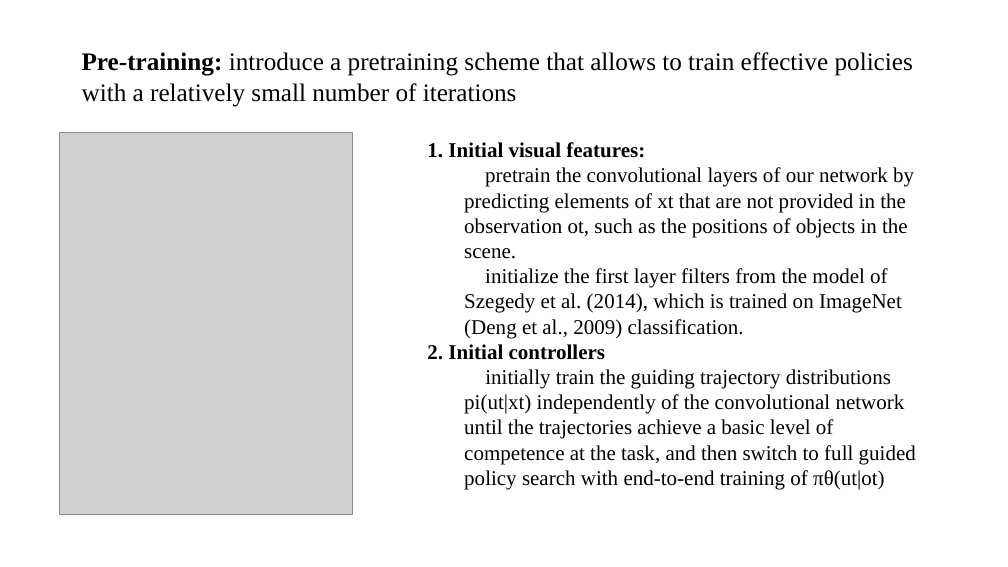
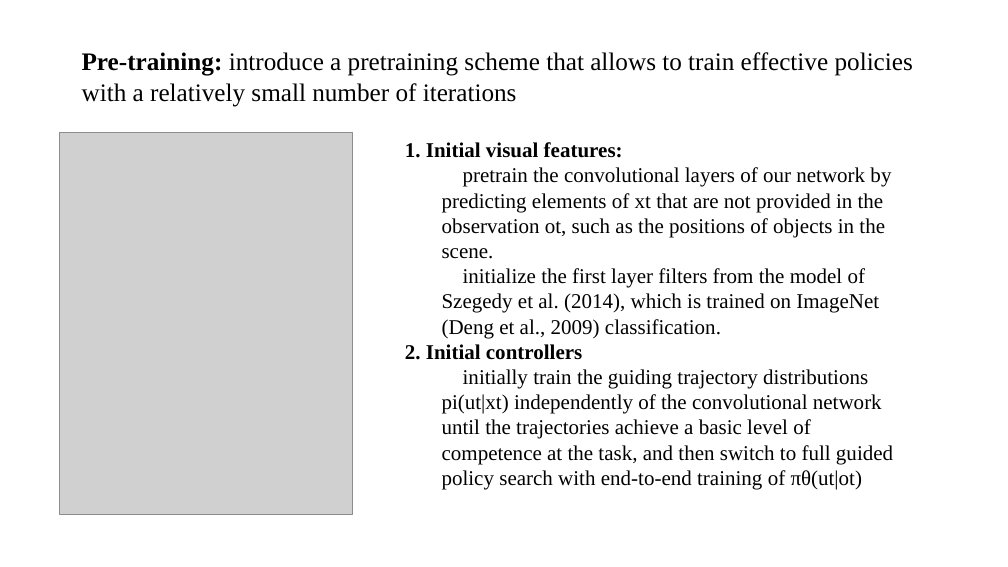
Before and after one commit to yychrzh/my-reinforcement-learning, a slide deck: slide 10 of PPT/End-to-End Training of Deep Visuomotor Policies.pptx. Drawn at 1008x567 pixels with LibreOffice and Linux fonts; fonts in the diff are those of the drawing; grey boxes stand for pictures. Boxes give left, top, right and bottom in pixels: in the first picture for what was removed or moved away, otherwise in the second. Text is boxed around its words. In the diff, an @@ line names an element or a change of style, - is before the commit and + after.

```diff
--- a/PPT/End-to-End Training of Deep Visuomotor Policies.pptx
+++ b/PPT/End-to-End Training of Deep Visuomotor Policies.pptx
@@ text "1. Initial visual features:": place and size @@
-text "1. Initial visual features:" at [427, 142, 916, 490]
+text "1. Initial visual features:" at [405, 142, 893, 490]
```
Also in this commit, not shown: 3 other slides changed, 5 other files.
